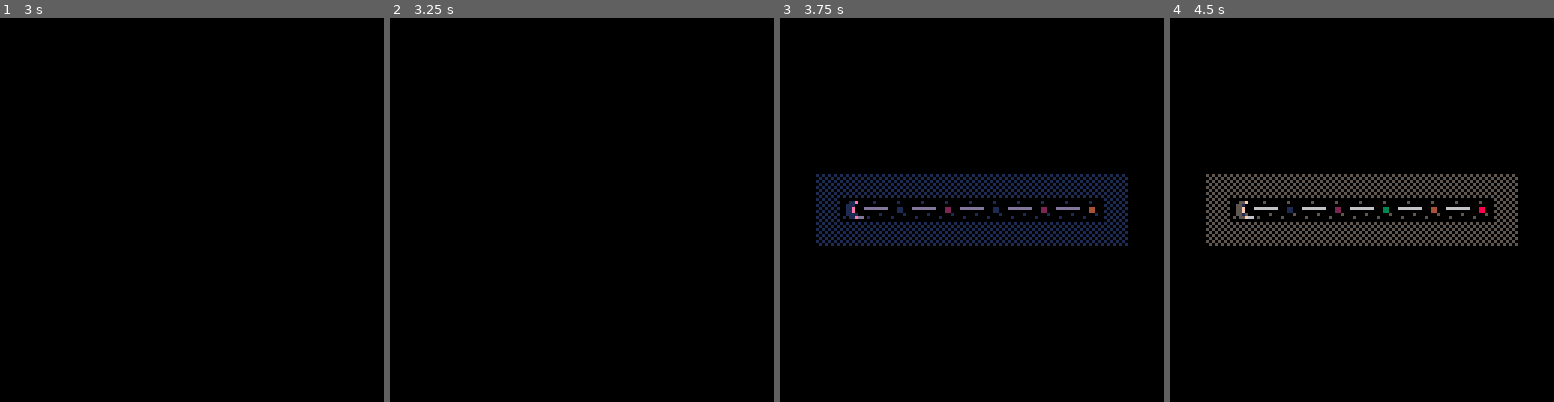
Above: before the commit, frames 1-4 (left to right).
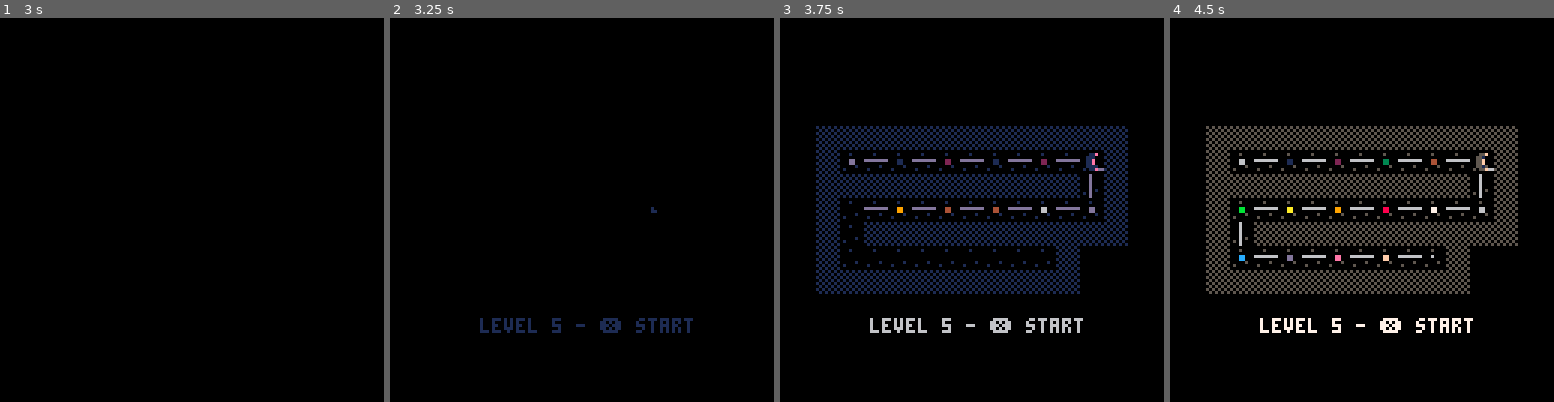
Above: after the commit, the same moments.

Repository: wesen/carts
Game: PICO-8 cartridge pico-go.p8
Same seed, same stepped clock (60 frames per second), same inputs: the game is played once before the commit and once after it.
Inputs:
- Up to frame 1 (3 s): tap X (X key) at 0.33, 1.07, 1.85, 2.97 s; tap O (Z key) at 0.7, 1.7, 2.1, 2.5, 2.9 s; hold Right 1.6-2.1 s; hold Up 2.15-2.42 s; hold Right from 2.47 s (still down)
- Up to frame 2 (3.25 s): release Right at 3.03 s; hold Left from 3.08 s (still down)
- Up to frame 3 (3.75 s): tap O (Z key) at 3.3, 3.7 s; release Left at 3.58 s; hold Down from 3.63 s (still down)
- Up to frame 4 (4.5 s): release Down at 3.97 s; hold Right from 4.02 s (still down); tap X (X key) at 4.08 s; tap O (Z key) at 4.1 s

Frame 1 is identical in both runs. In frame 2, 0.8% of the frame differs, in the area x 23-79%, y 49-83%; in frame 3, 7.8%; in frame 4, 8.1%, in the area x 9-91%, y 28-83%.

Commit message:
Add 15 first levels of ipad game

Diff:
--- a/pico-go.p8
+++ b/pico-go.p8
@@ -308,7 +308,7 @@
 death_sfx=7
 kill_sfx=8
 
-metalevel_bbox=bbox(v2(112,0),v2(125,3))
+metalevel_bbox=bbox(v2(112,0),v2(125,7))
 
 -- debug flags
 dbg_skip_start=false
@@ -1127,7 +1127,9 @@
   x draw expanding rectangle
   x show status of following enemies
   x add surprise particles on enemies
-- levels
+x levels
+- handle special cases
+- more levels (more boxes)
 - add hide in plant sfx
 - add crossing sfx
 - add kill sfx
@@ -1456,9 +1458,9 @@
     local level=levels[player.node.level]
     if level!=nil then
      local s="level "..tostr(level.number).." - ❎ start"
-     print(s,64-#s*4/2,80)
+     local y1=110
+     print(s,64-#s*4/2,y1-10)
      local x1=48
-     local y1=90
      if level.has_finished then
     	 bspr(card_spr,x1-21,y1,8)
       if level.max_enemies_killed==level.enemies then
@@ -1942,51 +1944,95 @@
 
 
 
+…(44 lines of a section not shown)…
 __gff__
-0001102003000000000000000000000001010101030101010101010009000000101010102020202000030308000000008181818181818181818181818181818105050505000400000500000000000000090909090008000000000000000000000909090900080000090909090008000009090909000800000000000000000000
+0000000000000000000000000000000001010101030101010101010000000000101010102020202000030308000000008181818181818181818181818181818105050505000400000000000000000000090909090008000000000000000000000909090900080000090909090008000009090909000800000000000000000000
 0000000000000000000000000000000000000000000000000000000000000000000000000000000000000000000000000000000000000000000000000000000000000000000000000000000000000000000000000000000000000000000000000000000000000000000000000000000000000000000000000000000000000000
 __map__
-3008080808080a000000340a0a0a0a0a0a0a0a0a0a0a0000000000000000000000000000000000000000000000000000000000000000000000000000000000000000000000000000000000000000000000000000000000000000000000000000000000000000000000000000000000000a0a0a0a0a0a0a0a0a0a0a0a0a000000
-0a08430808080a000000000a5123502314235023500a0000000000000000000000000000000000000000000000000000000000000000000000000000000000000000000000000000000000000000000000000000000000000000000000000000000000000000000000000000000000000a41233023312332233323140a000000
-0a08270808080a000000000a2709090909090909270a0000000000000000000000000000000000000000000000000000000000000000000000000000000000000000000000000000000000000000000000000000000000000000000000000000000000000000000000000000000000000a0a0a0a0a0a0a0a0a0a0a0a0a000000
-0a08512314080a000000000a1323532313235323130a00000000000000000000000000000000000000000000000000000000000000000000000000000000000000000000000000000000000000000000000000000000000000000000000000000000000000000000000000000000000000000000000000000000000000000000
-0a080808080830000000000a0a0a270a0a0a270a0a0a00000000000000000000000000000000000000000000000000000000000000000000000000000000000000000000000000000000000000000000000000000000000000000000000000000000000000000000000000000000000000000000000000000000000000000000
-31080808080808080808000000081a231a231a08000000000000000000000000000000000000000000000000000000000000000000000000000000000000000000000000000000000000000000000000000000000000000000000000000000000000000000000000000000000000000000000000000000000000000000000000
-0008412313235123140800000008080827080808000000000000000000000000000000000000000000000000000000000000000000000000000000000000000000000000000000000000000000000000000000000000000000000000000000000000000000000000000000000000000000000000000000000000000000000000
-0008080808080808080831000008080842080808000000000000000000000000000000000000000000000000000000000000000000000000000000000000000000000000000000000000000000000000000000000000000000000000000000000000000000000000000000000000000000000000000000000000000000000000
-000000c1c1c1c1c1c1c1c1c100080808080808080000340000000000c1c1c1c1c1c1c1c1c1c1c1c1c1c1c180808080808080800000000000000000000000000000000000000000000000000000000000000000000000000000000000000000000000000000000000000000000000000000000000000000000000000000000000
-33080808080808080000000000000000000000000000000000000000c1c1c1c1c1c1c1c1c1c1c1c1c1c1c180808080808080800000000000000000000000000000000000000000000000000000000000000000000000000000000000000000000000000000000000000000000000000000000000000000000000000000000000
-00081a23410863080000000000000000000000000000000000000000c1c1c1c1c1c1c1c1c1c1c1c1c1c1c180808080808080800000000000000000000000000000000000000000000000000000000000000000000000000000000000000000000000000000000000000000000000000000000000000000000000000000000000
-00080808270827080808080800000000000000000000000000000000c1c1c1c1c1c1c1c1c1c1c1c1c1c1c180808080808080800000000000000000000000000000000000000000000000000000000000000000000000000000000000000000000000000000000000000000000000000000000000000000000000000000000000
-00086123702319236023290800000000000000000000000000000000c1c1c1c1c1c1c1c1c1c1c1c1c1c1c180808080808080800000000000000000000000000000000000000000000000000000000000000000000000000000000000000000000000000000000000000000000000000000000000000000000000000000000000
-00080808080827080808080800000000000000000000000000000000c1c1c1c1c1c1c1c1c1c1c1c1c1c1c180808080808080800000000000000000000000000000000000000000000000000000000000000000000000000000000000000000000000000000000000000000000000000000000000000000000000000000000000
-000000c1172313231ac1c1c133c1c1c1c1c1c1c1c1c1c1c1c1c1c1c1c1c1c1c1c1c1c1c1c1c1c1c1c1c1c180808080808080800000000000000000000000000000000000000000000000000000000000000000000000000000000000000000000000000000000000000000000000000000000000000000000000000000000000
-320808080808080808080808c1c1c1c1c1c1c1c1c1c1c1c1c1c1c1c1c1c1c1c1c1c1c1c1c1c1c1c1c1c1c180808080808080800000000000000000000000000000000000000000000000000000000000000000000000000000000000000000000000000000000000000000000000000000000000000000000000000000000000
-000843080808630808080808c1c1c1c1c1c1c1c1c1c1c1c1c1c1c1c180808080808080808080808080808080808080808080800000000000000000000000000000000000000000000000000000000000000000000000000000000000000000000000000000000000000000000000000000000000000000000000000000000000
-000827080808270808080808c1c1c1c1c1c1c1c1c1c1c1c1c1c1c1c180808080808080808080808080808080808080808080800000000000000000000000000000000000000000000000000000000000000000000000000000000000000000000000000000000000000000000000000000000000000000000000000000000000
-000851231323132313231308c1c1c1c1c1c1c1c1c1c1c1c1c1c1c1c180808080808080808080808080808080808080808080800000000000000000000000000000000000000000000000000000000000000000000000000000000000000000000000000000000000000000000000000000000000000000000000000000000000
-000808082708080827080808c1c1c1c1c1c1c1c1c1c1c1c1c1c1c1c1808080808080808080808080c1c1c1c1c1c1c1c1c1c1c10000000000000000000000000000000000000000000000000000000000000000000000000000000000000000000000000000000000000000000000000000000000000000000000000000000000
-000813231323132314080808c1c1c1c1c1c1c1c1c1c1c1c1c1c1c1c1808080808080808080808080c1c1c1c1c1c1c1c1c1c1c10000000000000000000000000000000000000000000000000000000000000000000000000000000000000000000000000000000000000000000000000000000000000000000000000000000000
-00080808270827080808080800000000c1c1c1c1c1c1c1c1c1c1c1c1808080808080808080808080c1c1c1c1c1c1c1c1c1c1c10000000000000000000000000000000000000000000000000000000000000000000000000000000000000000000000000000000000000000000000000000000000000000000000000000000000
-00085123132362080808080800000000c1c1c1c1c1c1c1c1c1c1c1c1808080808080808080808080c1c1c1c1c1c1c1c1c1c1c10000000000000000000000000000000000000000000000000000000000000000000000000000000000000000000000000000000000000000000000000000000000000000000000000000000000
-00080808080808080808080832000000c1c1c1c1c1c1c1c1c1c1c1c1808080808080808080808080c1c1c1c1c1c1c1c1c1c1c10000000000000000000000000000000000000000000000000000000000000000000000000000000000000000000000000000000000000000000000000000000000000000000000000000000000
-00000000000000000000000000000000c1c1c1c1c1c1c1c1c1c1c1c1808080808080808080808080c1c1c1c1c1c1c1c1c1c1c10000000000000000000000000000000000000000000000000000000000000000000000000000000000000000000000000000000000000000000000000000000000000000000000000000000000
-00000000000000000000000000000000c1c1c1c1c1c1c1c1c1c1c1c1808080808080808080808080c1c1c1c1c1c1c1c1c1c1c10000000000000000000000000000000000000000000000000000000000000000000000000000000000000000000000000000000000000000000000000000000000000000000000000000000000
-00000000000000000000000000000000c1c1c1c1c1c1c1c1c1c1c1c1808080808080808080808080c1c1c1c1c1c1c1c1c1c1c10000000000000000000000000000000000000000000000000000000000000000000000000000000000000000000000000000000000000000000000000000000000000000000000000000000000
-00000000000000000000000000000000c1c1c1c1c1c1c1c1c1c1c1c1c1c1c1c1c1c1c18080808080c1c1c1c1c1c1c1c1c1c1c10000000000000000000000000000000000000000000000000000000000000000000000000000000000000000000000000000000000000000000000000000000000000000000000000000000000
-0000000000000000000000000000000000000000000000000000c1c1c1c1c1c1c1c1c1808080808080808080808080808080800000000000000000000000000000000000000000000000000000000000000000000000000000000000000000000000000000000000000000000000000000000000000000000000000000000000
-0000000000000000000000000000000000000000000000000000c1c1c1c1c1c1c1c1c1808080808080808080808080808080800000000000000000000000000000000000000000000000000000000000000000000000000000000000000000000000000000000000000000000000000000000000000000000000000000000000
-0000000000000000c1c100000000000000000000000000000000c1c1c1c1c1c1c1c1c1c1c1c1c1c1c1c1c1c1c18080808080800000000000000000000000000000000000000000000000000000000000000000000000000000000000000000000000000000000000000000000000000000000000000000000000000000000000
-0000000000000000c1c100000000000000000000000000000000c1c1c1c1c1c1c1c1c1c1c1c1c1c1c1c1c1c1c18080808080800000000000000000000000000000000000000000000000000000000000000000000000000000000000000000000000000000000000000000000000000000000000000000000000000000000000
-…(12 lines of a section not shown)…
+300a0a08080808080000380000000008080808083e080808080a0a0a0a0a000000000000000000000000000000000000000000000000000000000000000000000000000000000000000000000000000000000000000000000000000000000000000000000000000000000000000000000a0a0a0a0a0a0a0a0a0a0a0a0a000000
+000a4123132314080000000000000008132350080008132313231323130a000000000000000000000000000000000000000000000000000000000000000000000000000000000000000000000000000000000000000000000000000000000000000000000000000000000000000000000a41233023312332233323340a000000
+000a0a080808080830000008080808082708270800082708270a0000270a0a0a00000000000000000000000000000000000000000000000000000000000000000000000000000000000000000000000000000000000000000000000000000000000000000000000000000000000000000a0a0a0a0a0a0a0a0a0a0a270a000000
+31080808000000000000000817231a081308140800081308132350006323130a00000000000000000000000000000000000000000000000000000000000000000000000000000000000000000000000000000000000000000000000000000000000000000000000000000000000000000a3a233923382337233623350a000000
+000814080000000000000008080827082708080800082708270a27002700270a00000000000000000000000000000000000000000000000000000000000000000000000000000000000000000000000000000000000000000000000000000000000000000000000000000000000000000a270a0a0a0a0a0a0a0a0a0a0a000000
+0008270800000000000000081a2313231308000000086323130a13001300430a00000000000000000000000000000000000000000000000000000000000000000000000000000000000000000000000000000000000000000000000000000000000000000000000000000000000000000a3b233c233d233e23140a0000000000
+000813080000000000000008270827082708000000082708270a27002700270a00000000000000000000000000000000000000000000000000000000000000000000000000000000000000000000000000000000000000000000000000000000000000000000000000000000000000000a0a0a0a0a0a0a0a0a0a0a0000000000
+000827080808080808080008132313234008000000085123622319231323130a000000000000000000000000000000000000000000000000000000000000000000000000000000000000000000000000000000000000000000000000000000000000000000000000000000000000000000000000000000000000000000000000
+0008132350231323400800080808080808080000380a0a0a270a27000000000a000000000000000000000000000000000000000000000000000000000000000000000000000000000000000000000000000000000000000000000000000000000000000000000000000000000000000000000000000000000000000000000000
+0008080808080808080831000000000000000000000a2923132350231300000a000000000000000000000000000000000000000000000000000000000000000000000000000000000000000000000000000000000000000000000000000000000000000000000000000000000000000000000000000000000000000000000000
+3200000808080000000039000000000808080000000a0a0a0a0a0a0a0a0a0a0a3e0000000000000000000000000000000000000000000000000000000000000000000000000000000000000000000000000000000000000000000000000000000000000000000000000000000000000000000000000000000000000000000000
+0000000814080000000000000000000814080000000000000000000000000000000000000000000000000000000000000000000000000000000000000000000000000000000000000000000000000000000000000000000000000000000000000000000000000000000000000000000000000000000000000000000000000000
+0008080827080808080800080808080827080808080800000000000000000000000000000000000000000000000000000000000000000000000000000000000000000000000000000000000000000000000000000000000000000000000000000000000000000000000000000000000000000000000000000000000000000000
+0008512313231323400800081a08170062231308130800000000000000000000000000000000000000000000000000000000000000000000000000000000000000000000000000000000000000000000000000000000000000000000000000000000000000000000000000000000000000000000000000000000000000000000
+0008270827082708080800082708270808082708270800000000000000000000000000000000000000000000000000000000000000000000000000000000000000000000000000000000000000000000000000000000000000000000000000000000000000000000000000000000000000000000000000000000000000000000
+0008132313231308000000081308132313236008130800000000000000000000000000000000000000000000000000000000000000000000000000000000000000000000000000000000000000000000000000000000000000000000000000000000000000000000000000000000000000000000000000000000000000000000
+0008080808080808000032082708080827080808270800000000000000000000000000000000000000000000000000000000000000000000000000000000000000000000000000000000000000000000000000000000000000000000000000000000000000000000000000000000000000000000000000000000000000000000
+33080808080808080808000813231323422313231a0800000000000000000000000000000000000000000000000000000000000000000000000000000000000000000000000000000000000000000000000000000000000000000000000000000000000000000000000000000000000000000000000000000000000000000000
+0008432313231323530800080808080808080808080839000000000000000000000000000000000000000000000000000000000000000000000000000000000000000000000000000000000000000000000000000000000000000000000000000000000000000000000000000000000000000000000000000000000000000000
+0008270827080808270808083a00000808080808080800000000000000000000000000000000000000000000000000000000000000000000000000000000000000000000000000000000000000000000000000000000000000000000000000000000000000000000000000000000000000000000000000000000000000000000
+0008132352235008132313080000000813231323170800000000000000000000000000000000000000000000000000000000000000000000000000000000000000000000000000000000000000000000000000000000000000000000000000000000000000000000000000000000000000000000000000000000000000000000
+0008270827082708270827080008080827080808080808080000000000000000000000000000000000000000000000000000000000000000000000000000000000000000000000000000000000000000000000000000000000000000000000000000000000000000000000000000000000000000000000000000000000000000
+0008132352235023520814080008132313236023132314080000000000000000000000000000000000000000000000000000000000000000000000000000000000000000000000000000000000000000000000000000000000000000000000000000000000000000000000000000000000000000000000000000000000000000
+0008270827080808270808080008080827082708270808080000000000000000000000000000000000000000000000000000000000000000000000000000000000000000000000000000000000000000000000000000000000000000000000000000000000000000000000000000000000000000000000000000000000000000
+0008512313231323130800000008132360231923612313080000000000000000000000000000000000000000000000000000000000000000000000000000000000000000000000000000000000000000000000000000000000000000000000000000000000000000000000000000000000000000000000000000000000000000
+0008080808080808080800003308080827082708270808080000000000000000000000000000000000000000000000000000000000000000000000000000000000000000000000000000000000000000000000000000000000000000000000000000000000000000000000000000000000000000000000000000000000000000
+3400000808080000000000000008412313231323130800000000000000000000000000000000000000000000000000000000000000000000000000000000000000000000000000000000000000000000000000000000000000000000000000000000000000000000000000000000000000000000000000000000000000000000
+0000000814080000000000000008080808080808080800003a00000000000000000000000000000000000000000000000000000000000000000000000000000000000000000000000000000000000000000000000000000000000000000000000000000000000000000000000000000000000000000000000000000000000000
+000000082708080808083b000000000000000008080800000000000000000000000000000000000000000000000000000000000000000000000000000000000000000000000000000000000000000000000000000000000000000000000000000000000000000000000000000000000000000000000000000000000000000000
+0000000813235123130800000000000000000008170800000000000000000000000000000000000000000000000000000000000000000000000000000000000000000000000000000000000000000000000000000000000000000000000000000000000000000000000000000000000000000000000000000000000000000000
+0008080808080808270800080808080808080808270800000000000000000000000000000000000000000000000000000000000000000000000000000000000000000000000000000000000000000000000000000000000000000000000000000000000000000000000000000000000000000000000000000000000000000000
+000813231a081323130800081323192313231323600800000000000000000000000000000000000000000000000000000000000000000000000000000000000000000000000000000000000000000000000000000000000000000000000000000000000000000000000000000000000000000000000000000000000000000000
+…(12 lines of a section not shown)…
Not shown, changed: 128 lines of the sprite sheet (__gfx__) section of pico-go.p8
